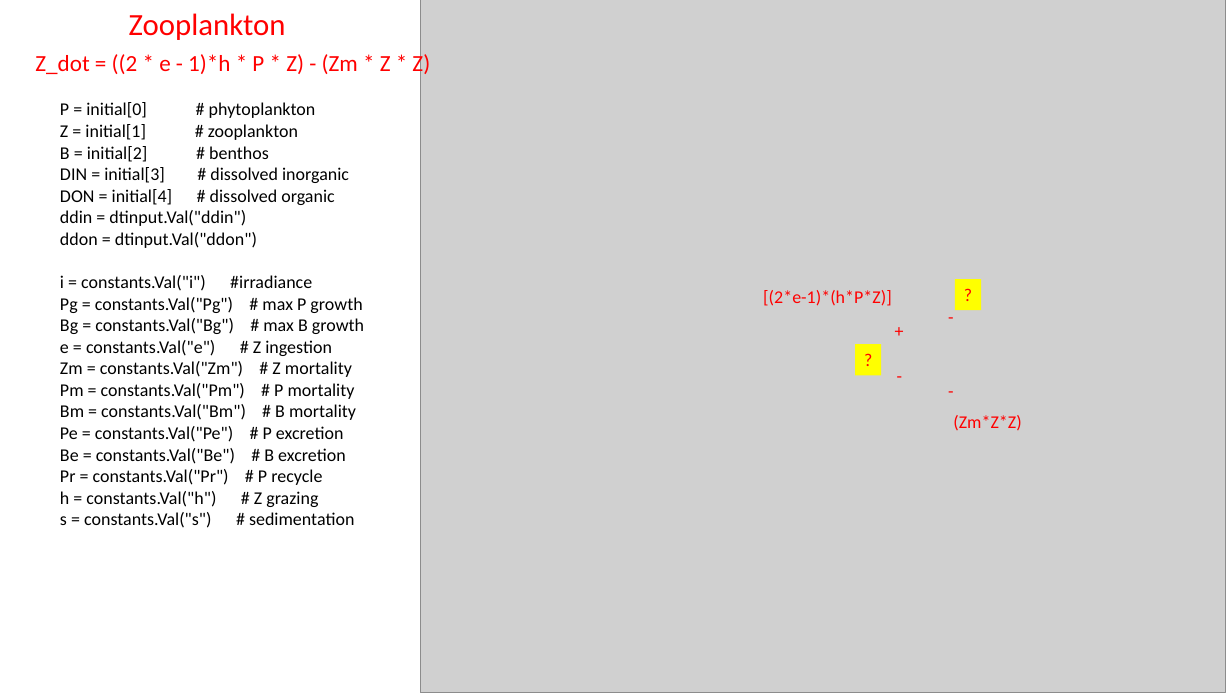
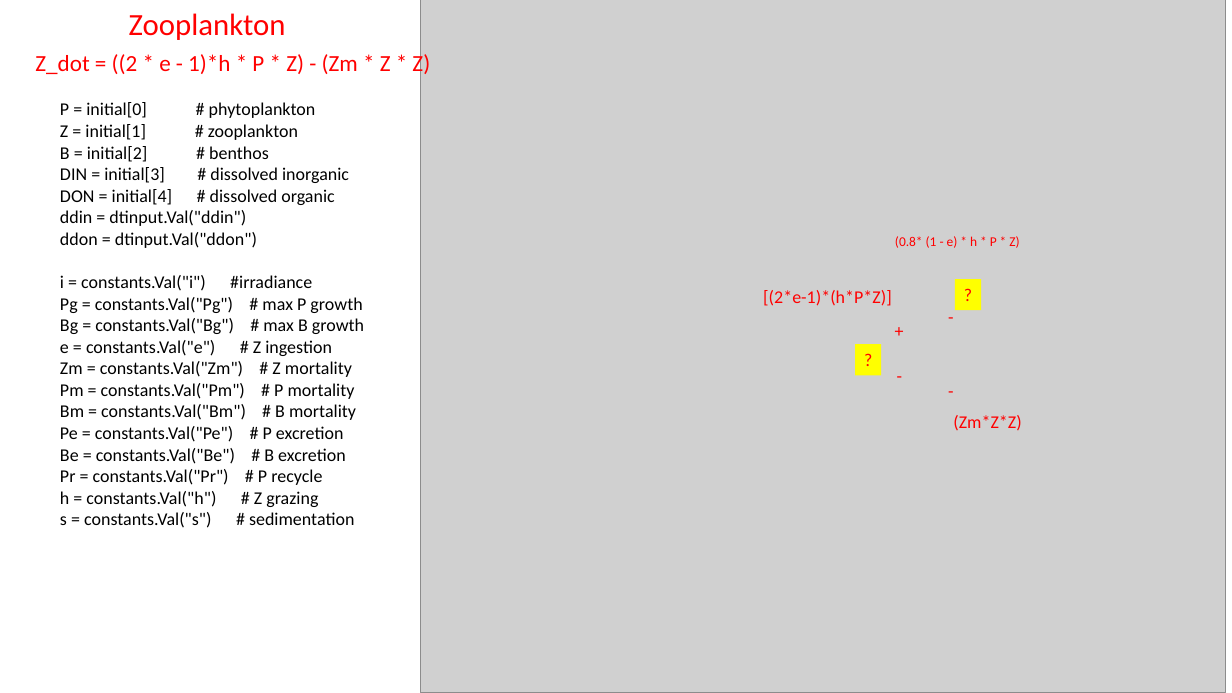
Before and after one commit to mlrohal/npcdon, a slide deck: slide 2 of Equation.pptx. Drawn at 1232x693 pixels with LibreOffice and Linux fonts; fonts in the diff are those of the drawing; grey boxes stand for pictures. Boxes give left, top, right and bottom in pixels: in the first picture for what was removed or moved away, otherwise in the second. Text is boxed around its words. In the diff, an @@ line names an element or a change of style, - is before the commit and + after.

```diff
--- a/Equation.pptx
+++ b/Equation.pptx
@@ text added at bbox=[895, 236, 1019, 248], 10.5 pt, text #FF0000 @@
+(0.8* (1 - e) * h * P * Z)
```
Also in this commit, not shown: 12 other files.
